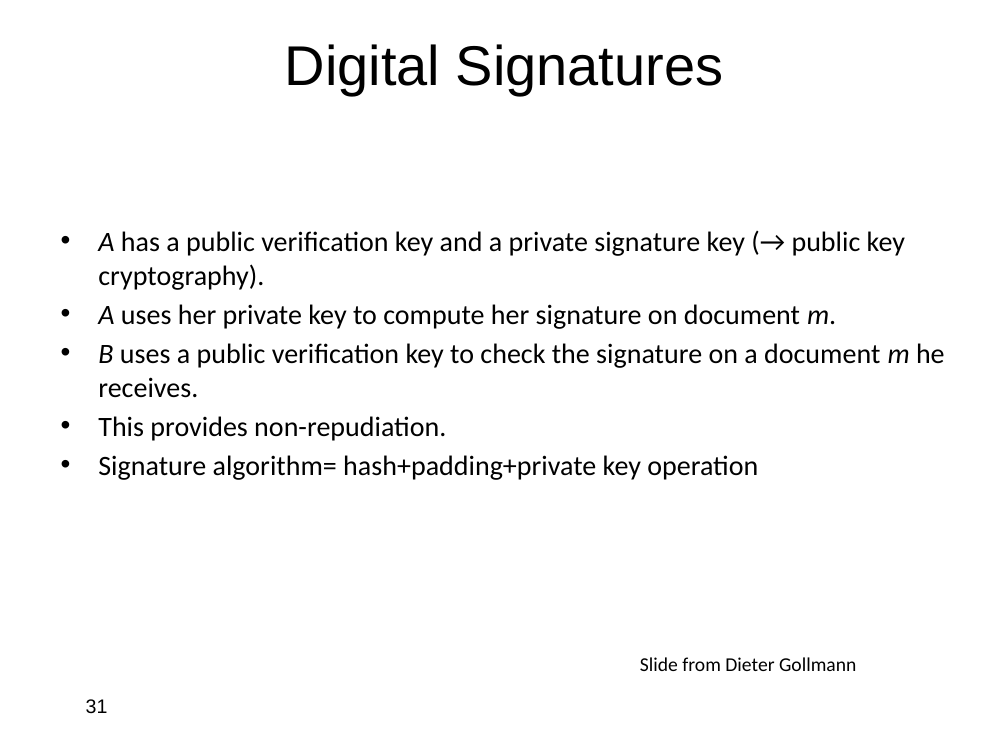
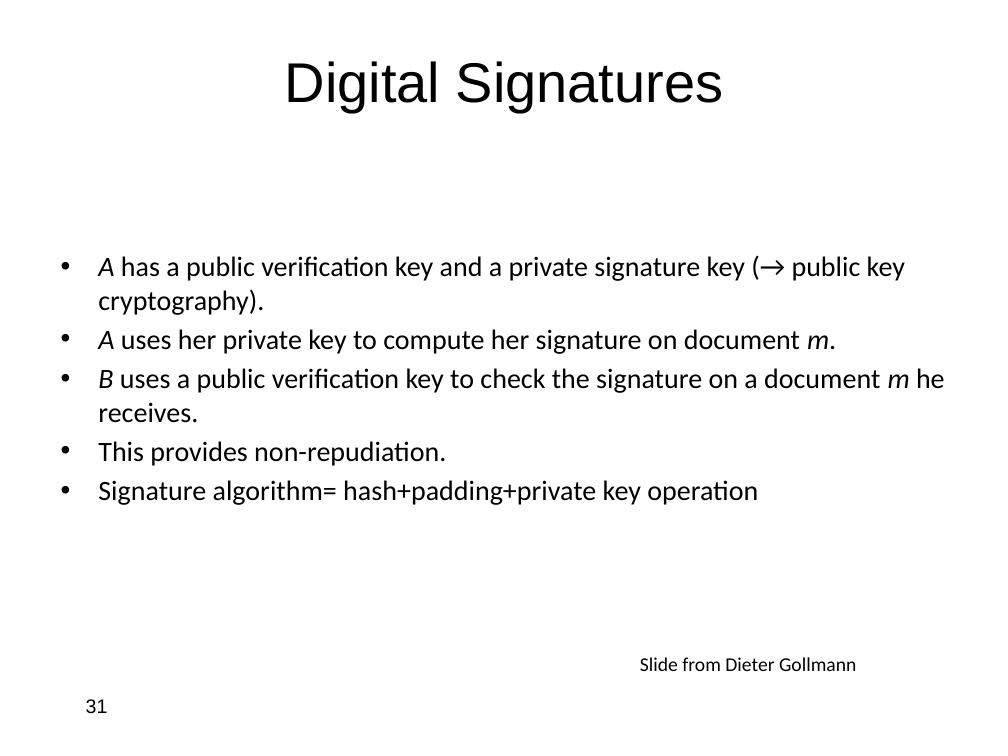
Before and after one commit to jlmucb/class_notes, a slide deck: slide 31 of BerkeleyClass/CS290Spring2013/Lectures/Cryptoclass8.pptx. Drawn at 1008x756 pixels with LibreOffice and Linux fonts; fonts in the diff are those of the drawing. Boxes give left, top, right and bottom in pixels: in the first picture for what was removed or moved away, otherwise in the second. Text is boxed around its words. In the diff, an @@ line names an element or a change of style, - is before the commit and + after.

```diff
--- a/BerkeleyClass/CS290Spring2013/Lectures/Cryptoclass8.pptx
+++ b/BerkeleyClass/CS290Spring2013/Lectures/Cryptoclass8.pptx
@@ title "Digital Signatures": place and size @@
-title "Digital Signatures" at [285, 44, 723, 95]
+title "Digital Signatures" at [285, 61, 723, 112]
@@ text "A has a public verification ...": place and size @@
-text "A has a public verification ..." at [98, 231, 945, 480]
+text "A has a public verification ..." at [98, 256, 945, 505]
```
Also in this commit, not shown: 17 other slides changed, 1 other file.
